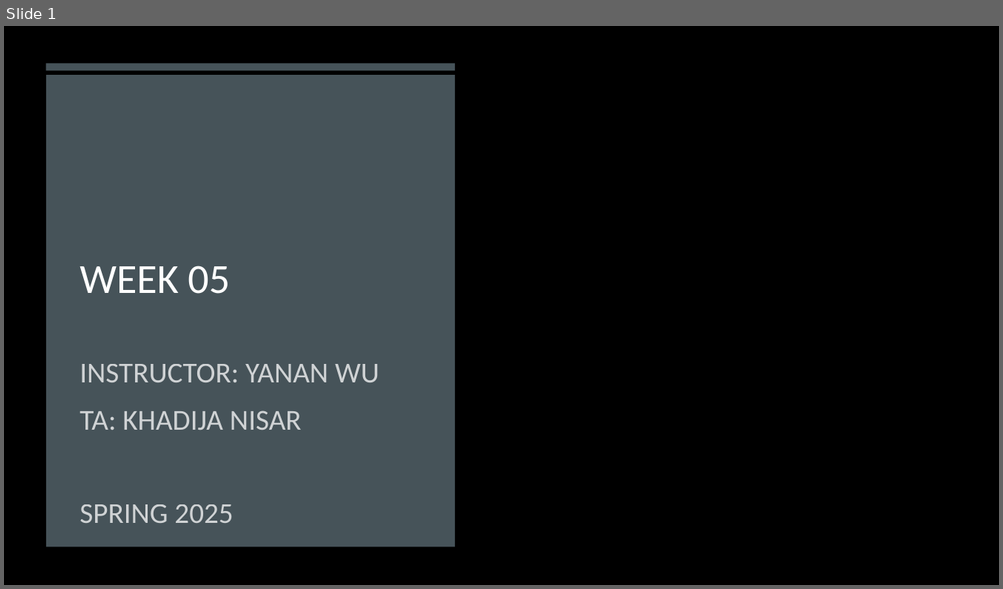
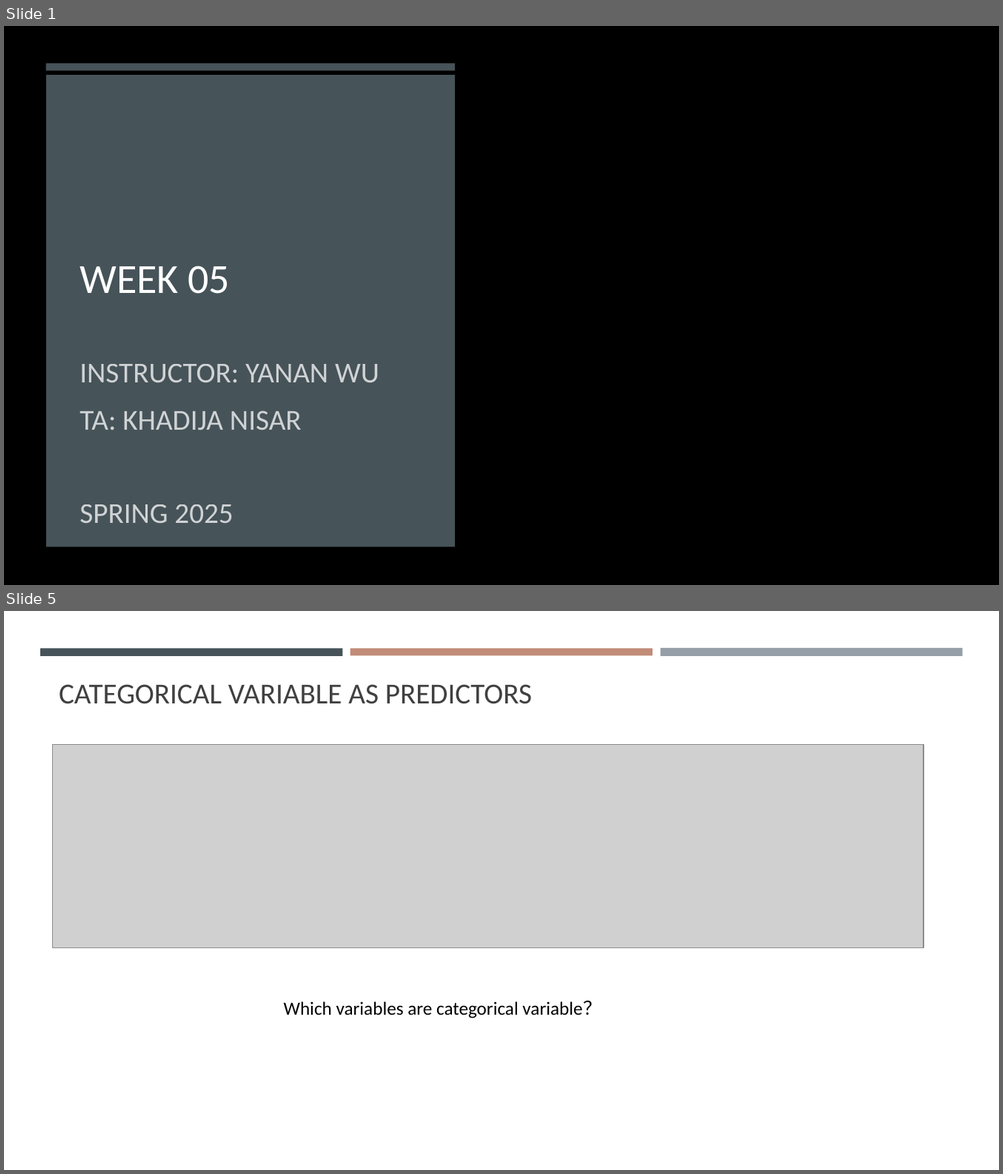
Before and after one commit to gisynw/geog-247, a slide deck: docs/Lectures/Week05/Week05_MultipleRegression.pptx. Shown one above the other, each under a label of ours: slide 1 before the commit, slides 1 and 5 after it; the slides between them are not shown. The pictures are 1003x589 and 1003x1174 pixels, drawn with LibreOffice and Linux fonts; fonts in the diff are those of the drawing; grey boxes stand for pictures; background and template pictures are left out. Boxes give left, top, right and bottom in pixels: in the first picture for what was removed or moved away, otherwise in the second. Text is boxed around its words. In the diff, an @@ line names an element or a change of style, - is before the commit and + after.

```diff
--- a/docs/Lectures/Week05/Week05_MultipleRegression.pptx
+++ b/docs/Lectures/Week05/Week05_MultipleRegression.pptx
@@ slide 5 added at bbox=[4, 611, 999, 1170], background #FFFFFF @@
@@ rectangle added at bbox=[40, 648, 343, 655], fill #465359 @@
@@ rectangle added at bbox=[350, 648, 652, 655], fill #C18C78 @@
@@ rectangle added at bbox=[660, 648, 962, 657], fill #969FA7 @@
@@ text added at bbox=[59, 684, 532, 704], 28 pt, text #404040 @@
+CATEGORICAL VARIABLE AS PREDICTORS
@@ picture added at bbox=[53, 744, 923, 948] @@
@@ text added at bbox=[284, 1001, 601, 1019], 18 pt, text #000000 @@
+Which variables are categorical variable？
```
Also in this commit, not shown: 1 slide changed, 15 other slides added, 2 slides removed, 11 other files.
